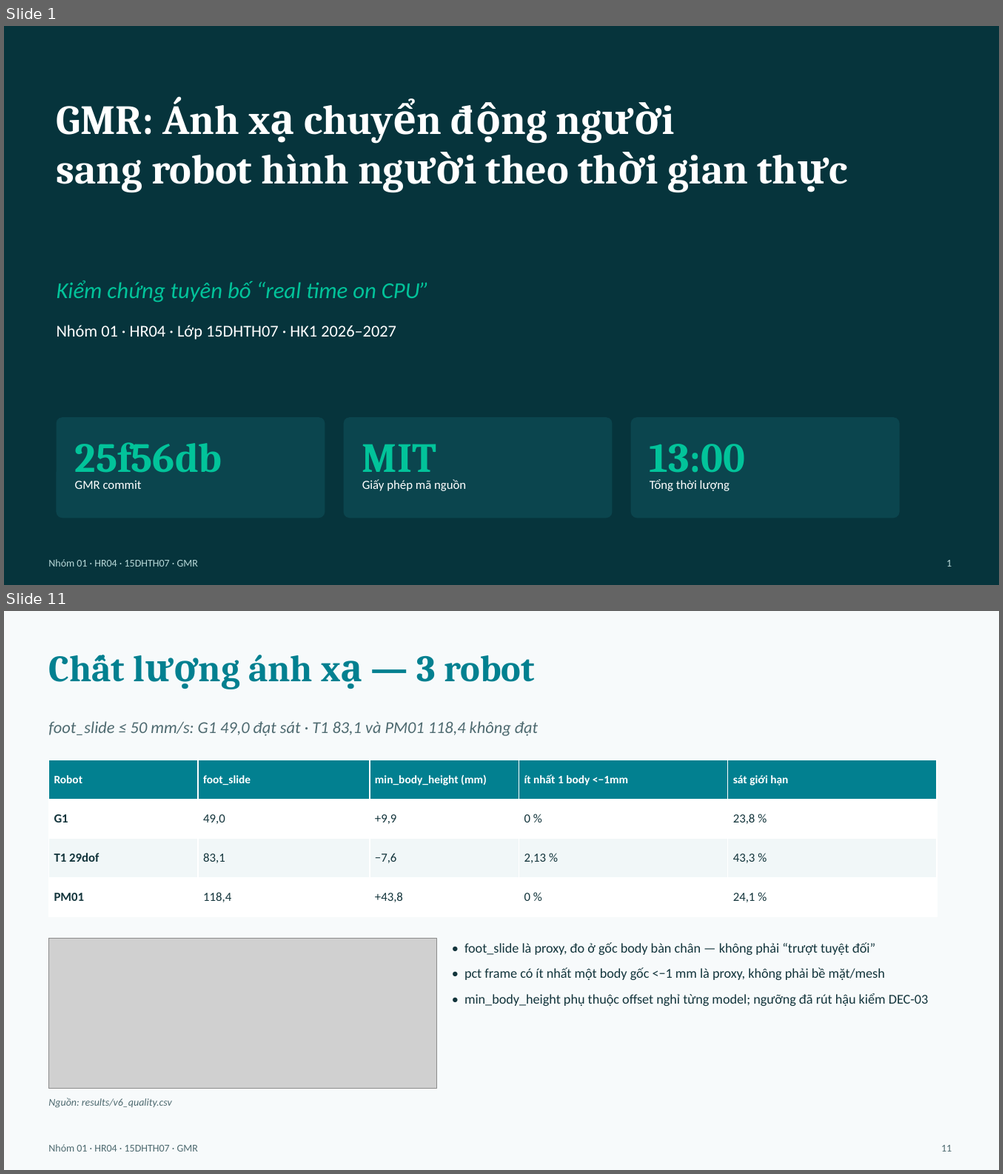
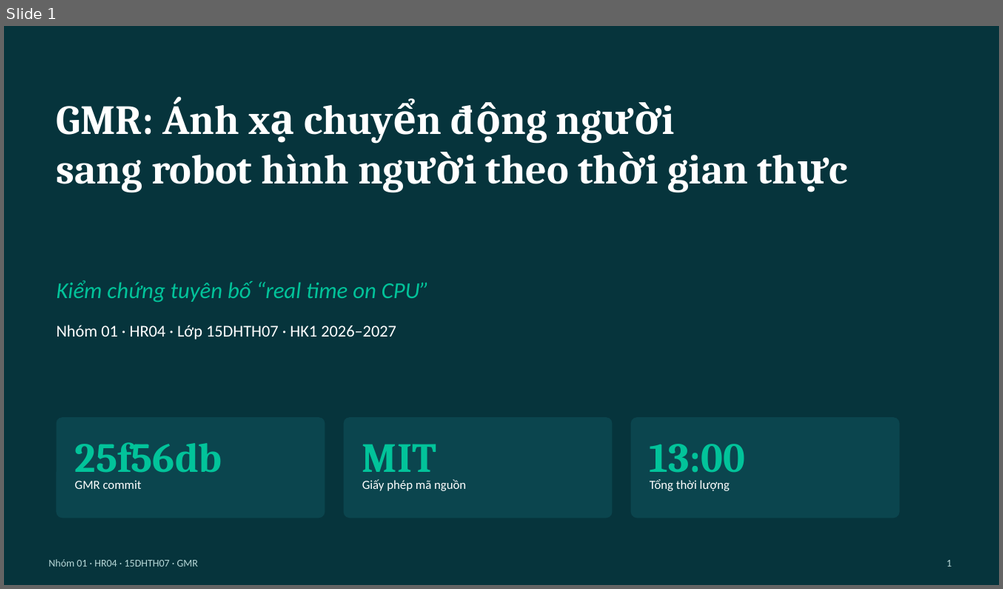
Before and after one commit to mtzwyu/GMR-Humanoid-Retargeting-Benchmark, a slide deck: report/slides.pptx. Shown one above the other, each under a label of ours: slides 1 and 11 before the commit, slide 1 after it; the slides between them are not shown. The pictures are 1003x1174 and 1003x589 pixels, drawn with LibreOffice and Linux fonts; fonts in the diff are those of the drawing; grey boxes stand for pictures. Boxes give left, top, right and bottom in pixels: in the first picture for what was removed or moved away, otherwise in the second. Text is boxed around its words. In the diff, an @@ line names an element or a change of style, - is before the commit and + after.

```diff
--- a/report/slides.pptx
+++ b/report/slides.pptx
@@ slide 11 removed at box(4, 611, 999, 1170), background #F7FAFB @@
@@ text removed at box(248, 655, 535, 682) @@
-Chất lượng ánh xạ — 3 robot
@@ text removed at box(48, 721, 538, 736) @@
-foot_slide ≤ 50 mm/s: G1 49,0 đạt sát · T1 83,1 và PM01 118,4 không đạt
@@ table removed at box(48, 760, 936, 917), 4 rows, 5 columns @@
-Robot | foot_slide | min_body_height (mm) | ít nhất 1 body <−1mm | sát giới hạn
-G1 | 49,0 | +9,9 | 0 % | 23,8 %
-T1 29dof | 83,1 | −7,6 | 2,13 % | 43,3 %
-PM01 | 118,4 | +43,8 | 0 % | 24,1 %
@@ picture removed at box(48, 939, 437, 1088) @@
@@ text removed at box(464, 943, 928, 1006) @@
-• foot_slide là proxy, đo ở gốc body bàn chân — không phải “trượt tuyệt đối”
-• pct frame có ít nhất một body gốc <−1 mm là proxy, không phải bề mặt/mesh
-• min_body_height phụ thuộc offset nghỉ từng model; ngưỡng đã rút hậu kiểm DEC-03
@@ text removed at box(48, 1098, 172, 1108) @@
-Nguồn: results/v6_quality.csv
@@ text removed at box(48, 1145, 198, 1152) @@
-Nhóm 01 · HR04 · 15DHTH07 · GMR
@@ text removed at box(941, 1145, 951, 1152) @@
-11
```
Also in this commit, not shown: 9 slides changed, 6 slides added, 5 other slides removed, 6 other files.
